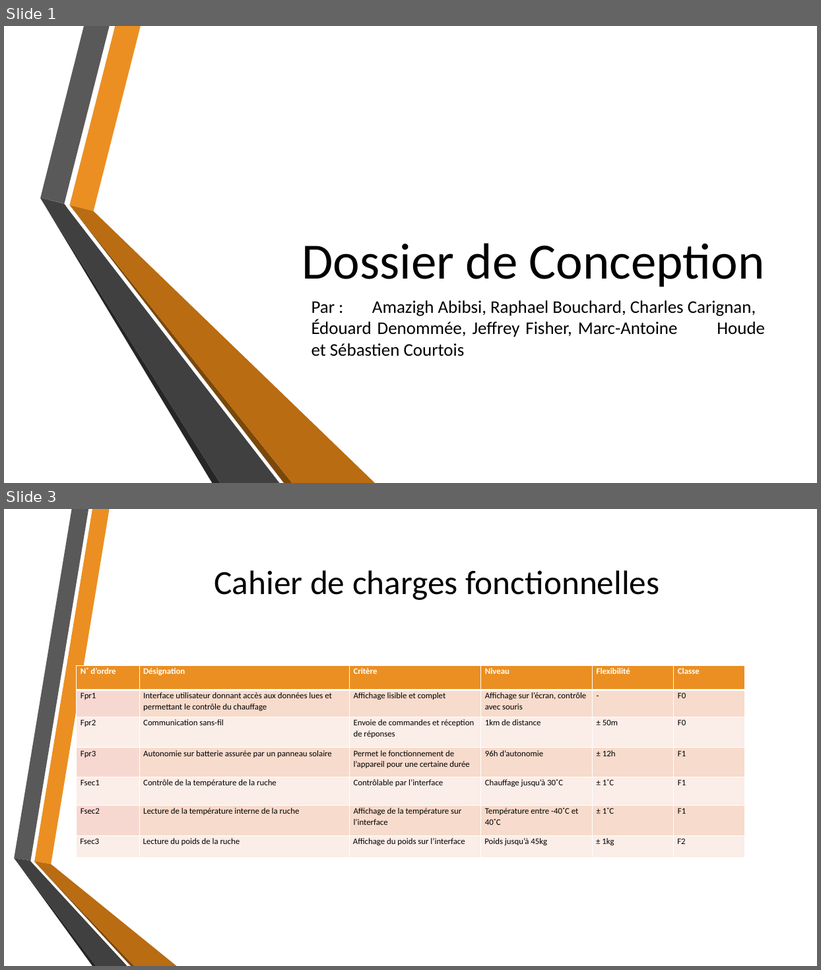
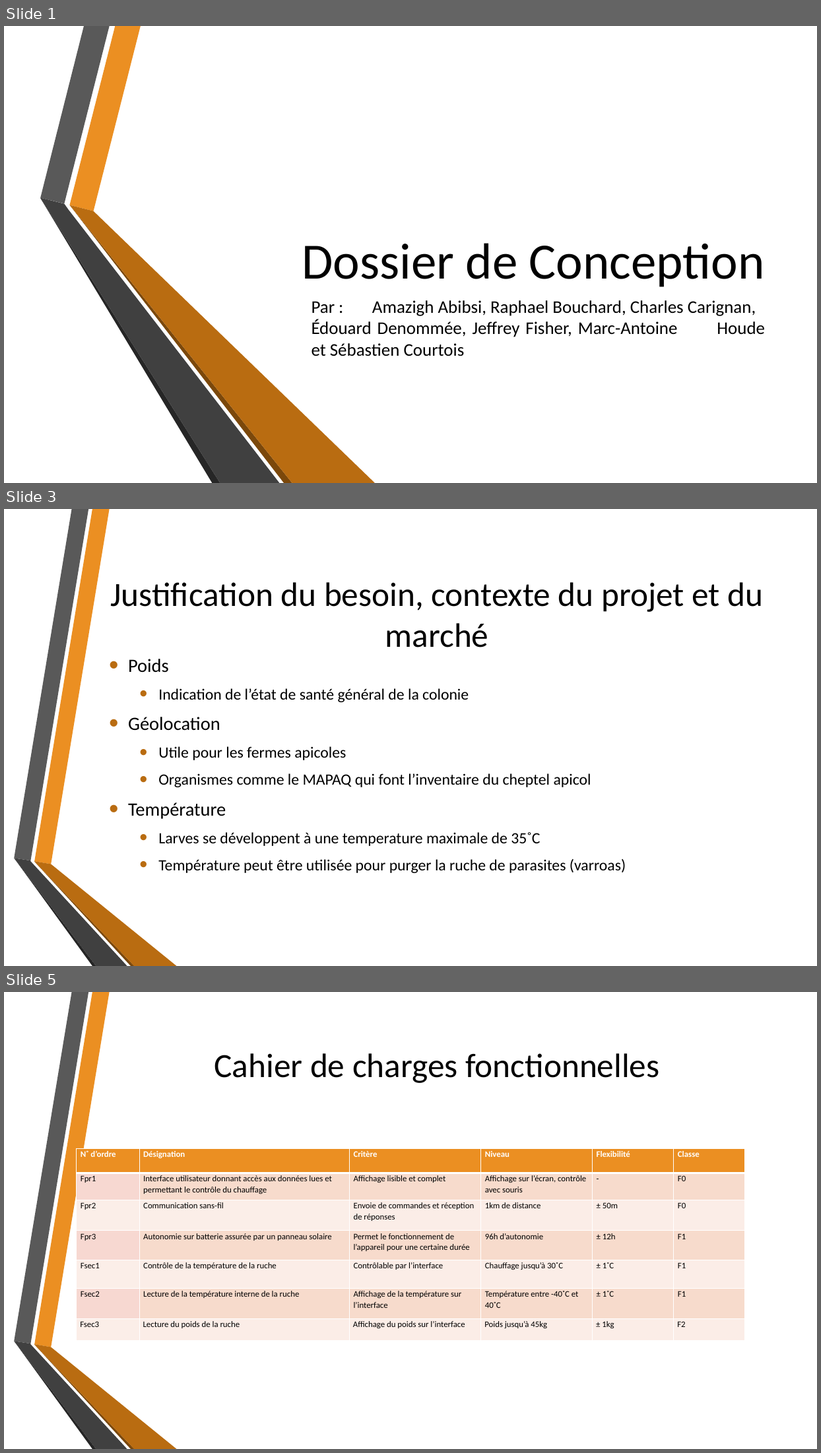
Before and after one commit to fisj2002/Projet_S6_Documentation, a slide deck: Dossier de Conception.pptx. Shown one above the other, each under a label of ours: slides 1 and 3 before the commit, slides 1, 3 and 5 after it; the slides between them are not shown. The pictures are 821x970 and 821x1453 pixels, drawn with LibreOffice and Linux fonts; fonts in the diff are those of the drawing; background and template pictures are left out. Boxes give left, top, right and bottom in pixels: in the first picture for what was removed or moved away, otherwise in the second. Text is boxed around its words. In the diff, an @@ line names an element or a change of style, - is before the commit and + after.

Commit message:
PT-25 Ajout de la section mise en contexte

```diff
--- a/Dossier de Conception.pptx
+++ b/Dossier de Conception.pptx
@@ slide 3 added at (4, 509, 817, 966), background picture (left out); not listed: 6 template elements that a slide beside it also shows @@
@@ title added at (111, 582, 764, 648), 40 pt, text #000000 @@
+Justification du besoin, contexte du projet et du marché
@@ text added at (128, 689, 626, 873), 18.5 pt, text #000000 @@
+• Poids
+  • Indication de l’état de santé général de la colonie
+• Géolocation
+  • Utile pour les fermes apicoles
+  • Organismes comme le MAPAQ qui font l’inventaire du cheptel apicol
+• Température
+  • Larves se développent à une temperature maximale de 35˚C
+  • Température peut être utilisée pour purger la ruche de parasites (varroas)
@@ what was slide 3 is now slide 5 @@
```
Also in this commit, not shown: 1 slide changed, 1 other slide added.
